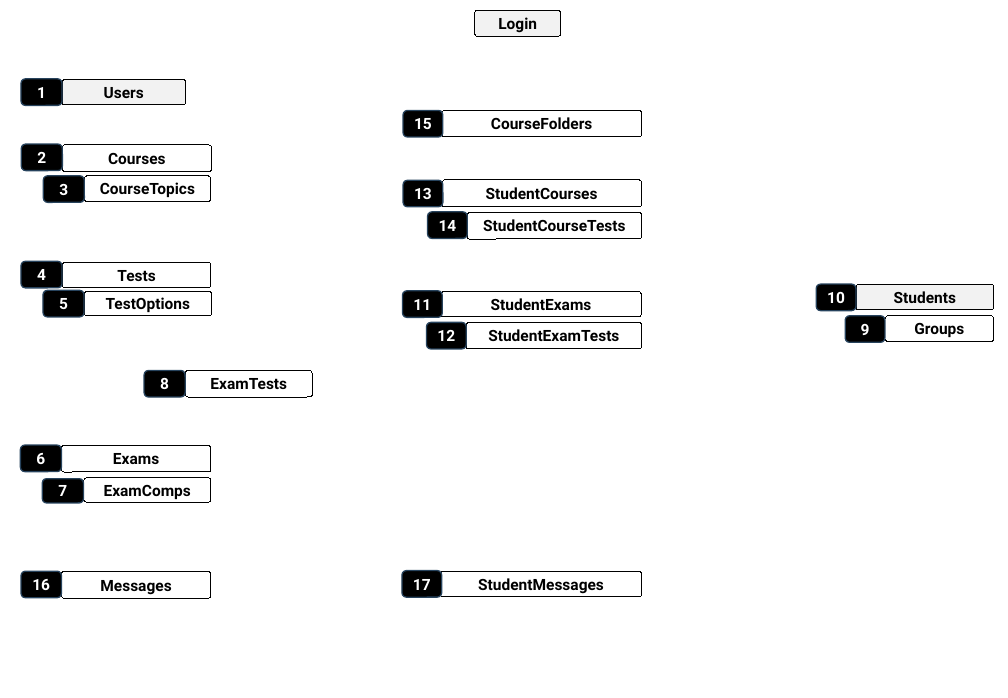
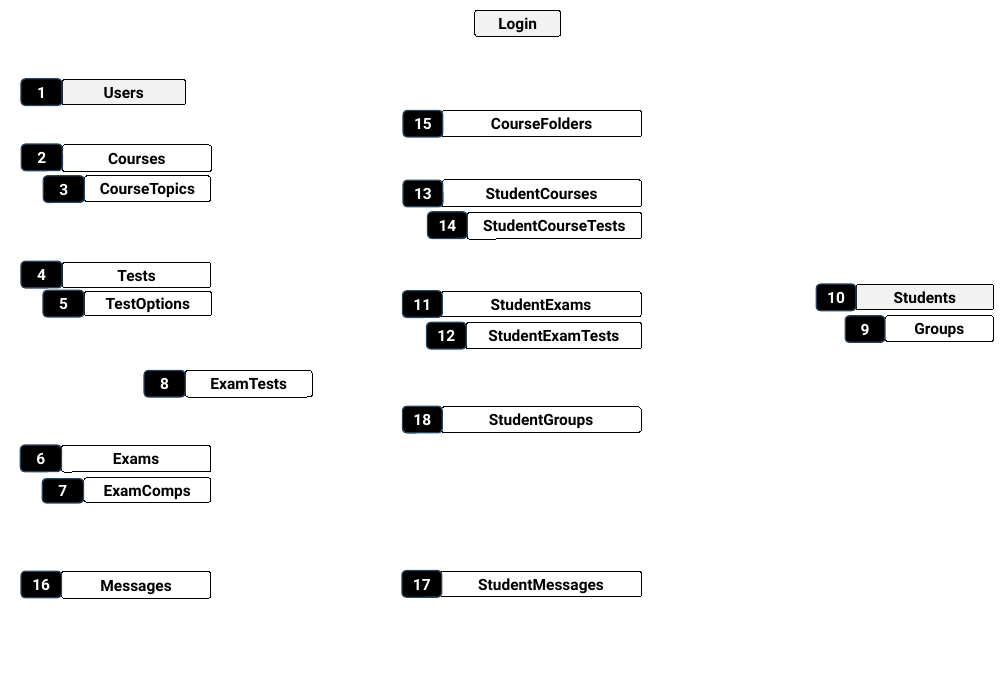
Before and after one commit to msht-ir/Examiner_blazorWebApp, a slide deck: slide 3 of ExaminerB/.appCatalog/ExaminerB notes 1404.pptx (slide 2 before the commit). Drawn at 1008x698 pixels with LibreOffice and Linux fonts; fonts in the diff are those of the drawing. Boxes give left, top, right and bottom in pixels: in the first picture for what was removed or moved away, otherwise in the second. Text is boxed around its words. In the diff, an @@ line names an element or a change of style, - is before the commit and + after.

```diff
--- a/ExaminerB/.appCatalog/ExaminerB notes 1404.pptx
+++ b/ExaminerB/.appCatalog/ExaminerB notes 1404.pptx
@@ rounded rectangle added at <box>403,407,443,434</box>, fill #000000, outline #28445D 1 pt, 12 pt, text #FFFFFF, bold @@
+18
@@ rounded rectangle added at <box>441,407,641,432</box>, fill #FFFFFF, outline #000000 0.75 pt, 12 pt, text #000000, bold @@
+StudentGroups
```
Also in this commit, not shown: 1 other slide changed, 1 slide added, 1 slide removed, 29 other files.
